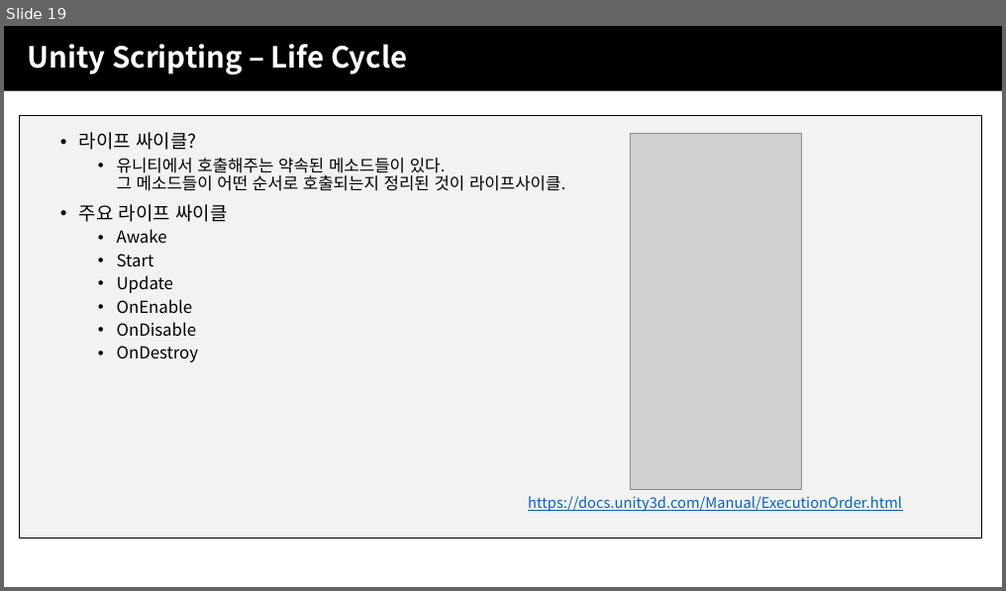
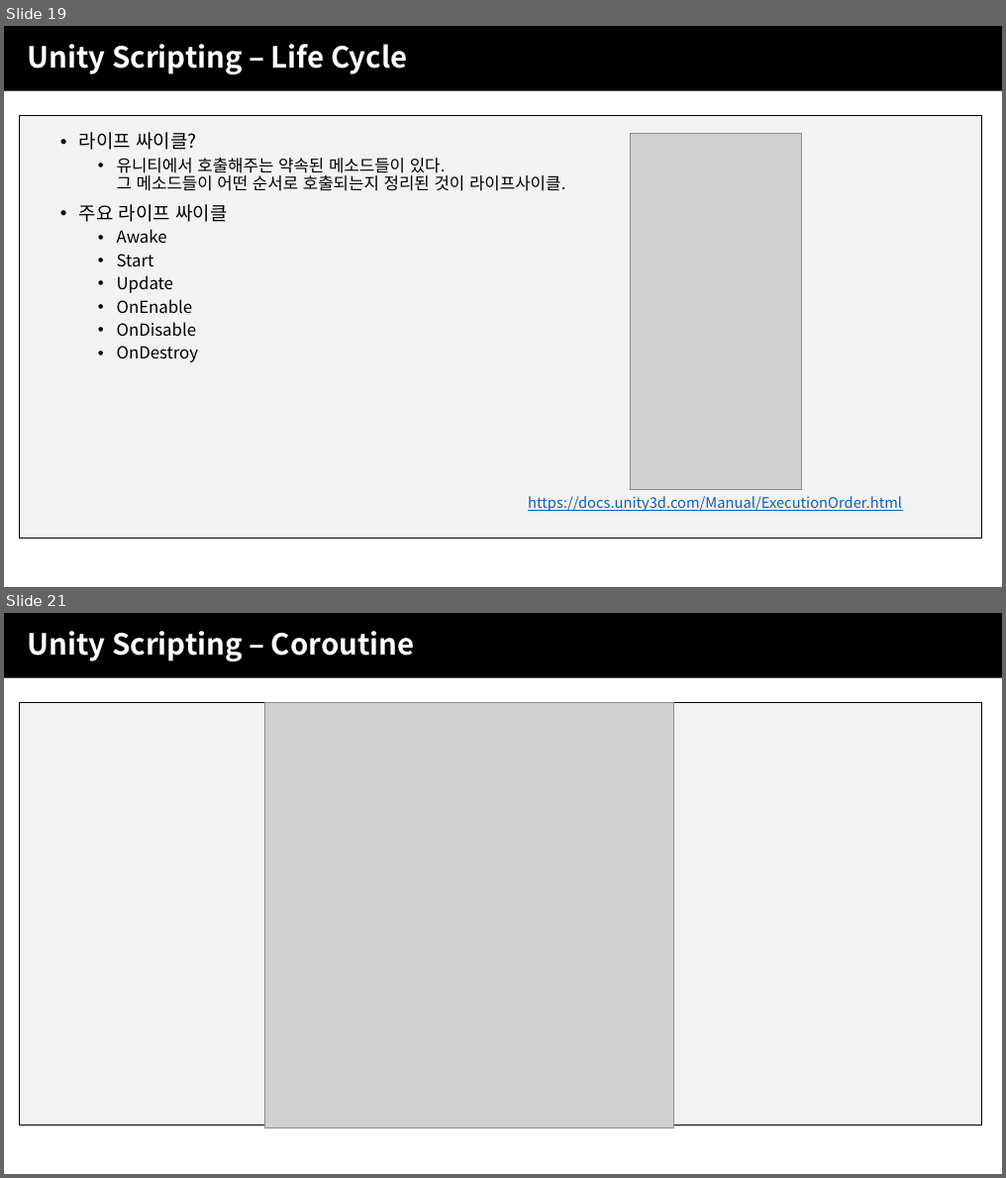
Before and after one commit to JJaery/SBSGameAcademy3, a slide deck: 4주차/SBS게임아카데미_UNITY주말4개월_4주차(유니티).pptx. Shown one above the other, each under a label of ours: slide 19 before the commit, slides 19 and 21 after it; the slides between them are not shown. The pictures are 1006x591 and 1006x1178 pixels, drawn with LibreOffice and Linux fonts; fonts in the diff are those of the drawing; grey boxes stand for pictures; background and template pictures are left out. Boxes give left, top, right and bottom in pixels: in the first picture for what was removed or moved away, otherwise in the second. Text is boxed around its words. In the diff, an @@ line names an element or a change of style, - is before the commit and + after.

```diff
--- a/4주차/SBS게임아카데미_UNITY주말4개월_4주차(유니티).pptx
+++ b/4주차/SBS게임아카데미_UNITY주말4개월_4주차(유니티).pptx
@@ slide 21 added at (4, 613, 1002, 1174), background picture (left out); not listed: 1 template element that a slide beside it also shows @@
@@ text added at (4, 613, 1002, 678), fill #000000, 28 pt, text #FFFFFF, bold @@
+Unity Scripting – Coroutine
@@ picture added at (264, 703, 674, 1129) @@
```
Also in this commit, not shown: 1 slide changed, 1 other slide added, 1 other file.
